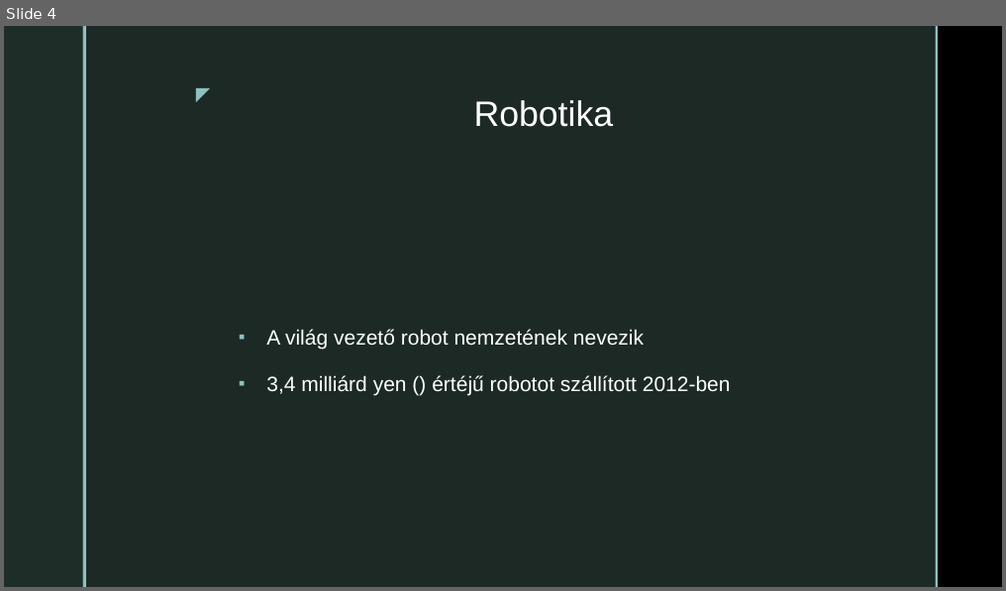
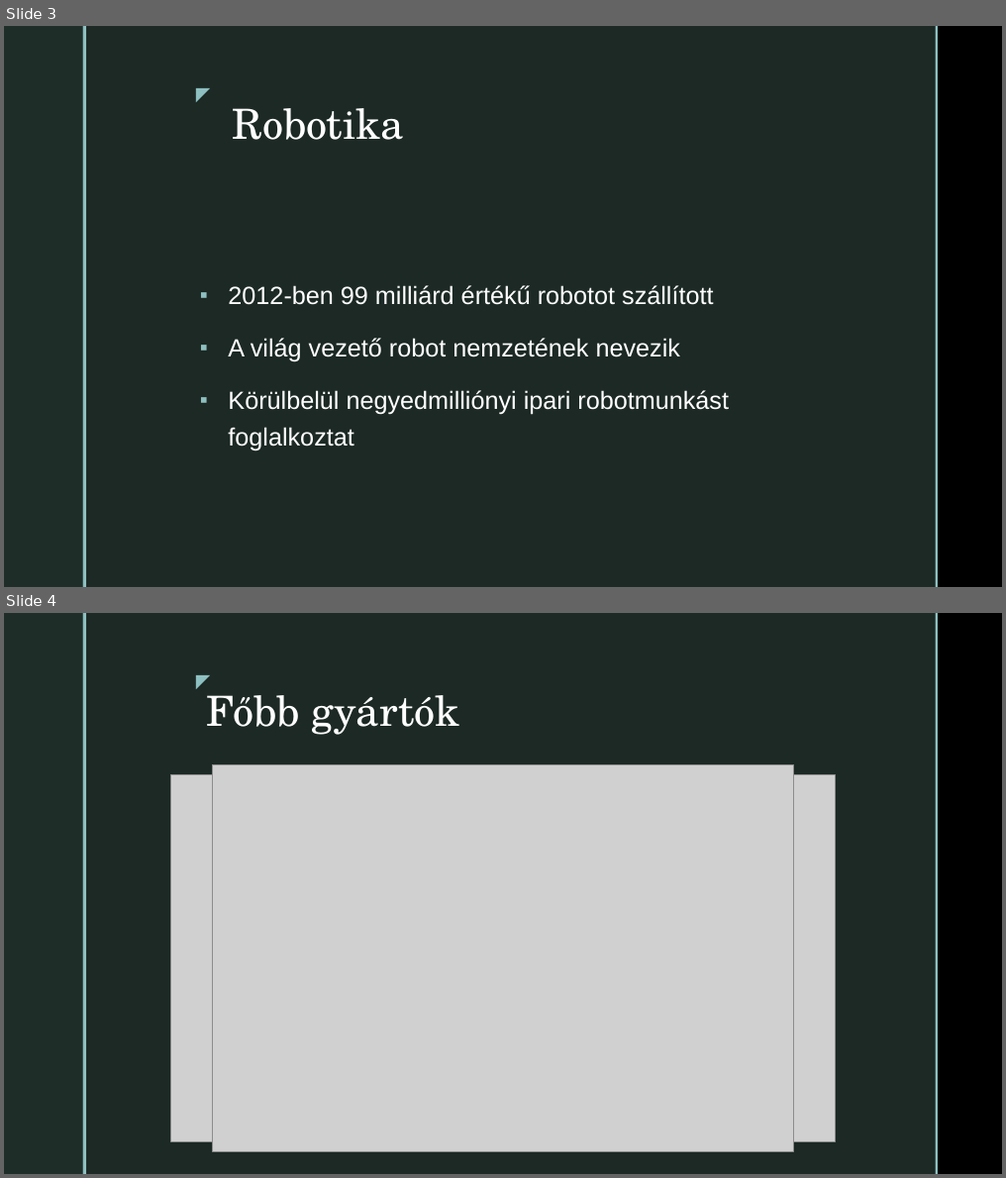
Before and after one commit to tsolya/ikt-ppt, a slide deck: Japán technológia.pptx. Shown one above the other, each under a label of ours: slide 4 before the commit, slides 3 and 4 after it. The pictures are 1006x591 and 1006x1178 pixels, drawn with LibreOffice and Linux fonts; fonts in the diff are those of the drawing; grey boxes stand for pictures; background and template pictures are left out. Boxes give left, top, right and bottom in pixels: in the first picture for what was removed or moved away, otherwise in the second. Text is boxed around its words. In the diff, an @@ line names an element or a change of style, - is before the commit and + after.

```diff
--- a/Japán technológia.pptx
+++ b/Japán technológia.pptx
@@ slide 4 added at box(4, 613, 1002, 1174), background picture (left out); not listed: 5 template elements that a slide beside it also shows @@
@@ title added at box(206, 695, 460, 735), 40 pt, text #FFFFFF @@
+Főbb gyártók
@@ text added at box(183, 716, 823, 1043), 24 pt, text #FFFFFF @@
+▪ Honda, Sony, Fujitsu, Toyota
+.
@@ picture added at box(171, 775, 835, 1143) @@
@@ picture added at box(212, 765, 793, 1152) @@
@@ what was slide 4 is now slide 3 @@
@@ slide 3 changed as well @@
@@ title "Robotika": place and size @@
-title "Robotika" at box(474, 100, 614, 127)
+title "Robotika" at box(232, 108, 403, 140)
@@ title "Robotika" at box(232, 108, 403, 140): size 34 to 40 pt, font Arial to TeX Gyre Schola @@
@@ text "2012-ben 99 milliárd értékű robotot ...": place and size @@
-text "2012-ben 99 milliárd értékű robotot ..." at box(266, 329, 731, 395)
+text "2012-ben 99 milliárd értékű robotot ..." at box(228, 285, 729, 451)
@@ text at box(228, 285, 713, 305): paragraph added @@
+▪ 2012-ben 99 milliárd értékű robotot szállított
@@ text at box(228, 338, 680, 363): size 20 to 24 pt in "A világ vezető robot nemzetének nevezik" @@
@@ text at box(228, 390, 729, 451): text changed; size 20 to 24 pt @@
-▪ 3,4 milliárd yen () értéjű robotot szállított 2012-ben
+▪ Körülbelül negyedmilliónyi ipari robotmunkást foglalkoztat
```
Also in this commit, not shown: 2 other slides changed, 3 other slides added, 2 slides removed.
